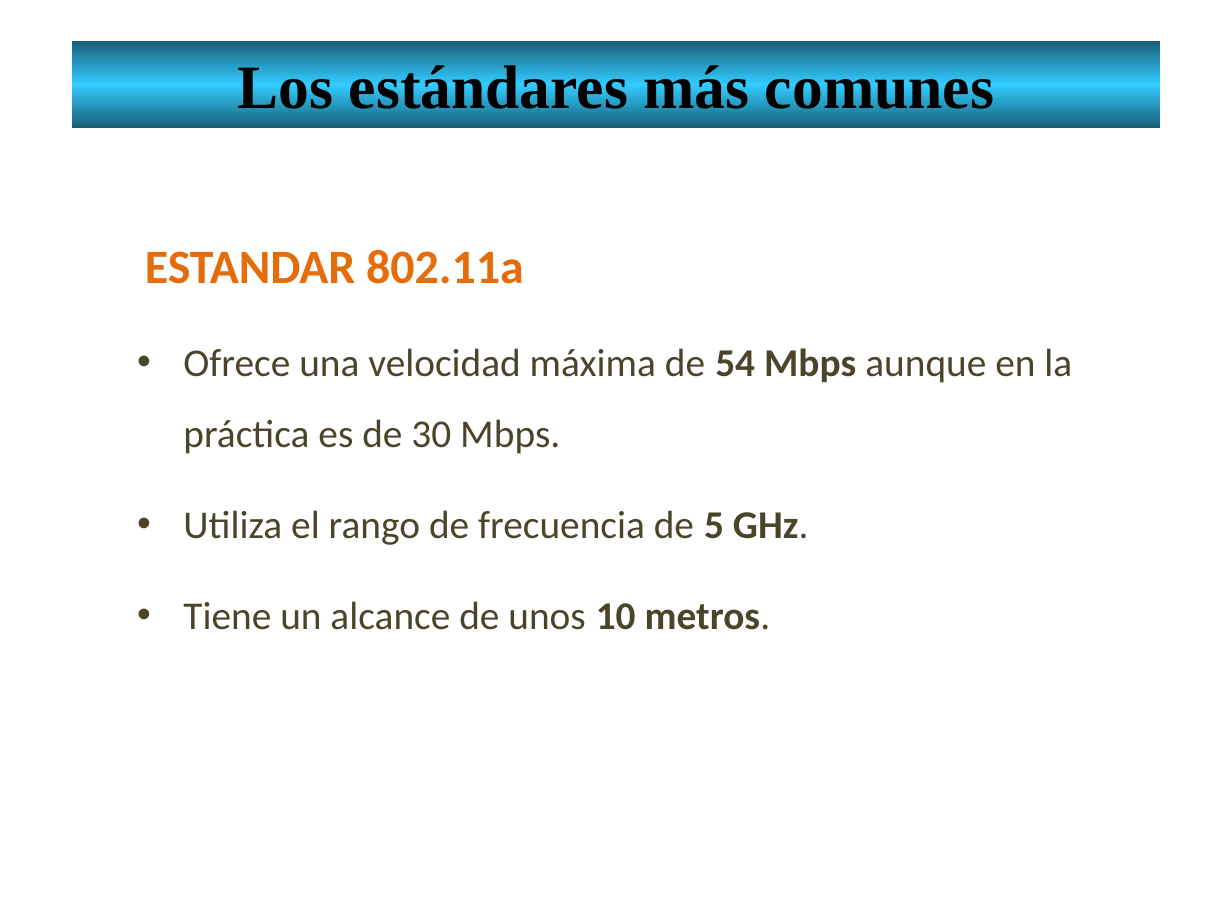
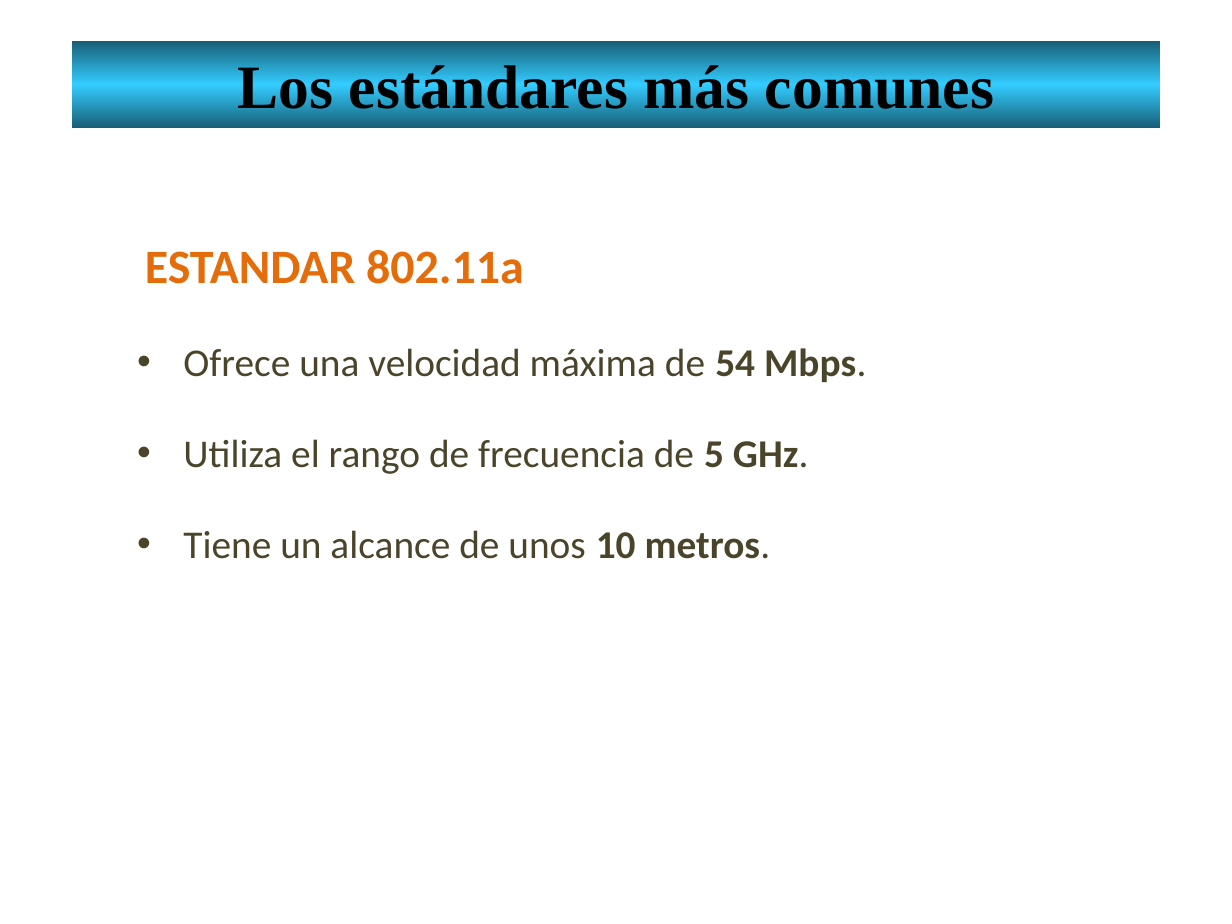
Before and after one commit to lizetheP/Redes1, a slide deck: slide 7 of CalendarioAgo20/Presentaciones/13_RedesInalambricas.pptx. Drawn at 1232x924 pixels with LibreOffice and Linux fonts; fonts in the diff are those of the drawing. Boxes give left, top, right and bottom in pixels: in the first picture for what was removed or moved away, otherwise in the second. Text is boxed around its words. In the diff, an @@ line names an element or a change of style, - is before the commit and + after.

```diff
--- a/CalendarioAgo20/Presentaciones/13_RedesInalambricas.pptx
+++ b/CalendarioAgo20/Presentaciones/13_RedesInalambricas.pptx
@@ text at (183,348,866,382): text changed @@
-• Ofrece una velocidad máxima de 54 Mbps aunque en la práctica es de 30 Mbps.
+• Ofrece una velocidad máxima de 54 Mbps.
```
Also in this commit, not shown: 6 other slides changed, 1 slide added.
